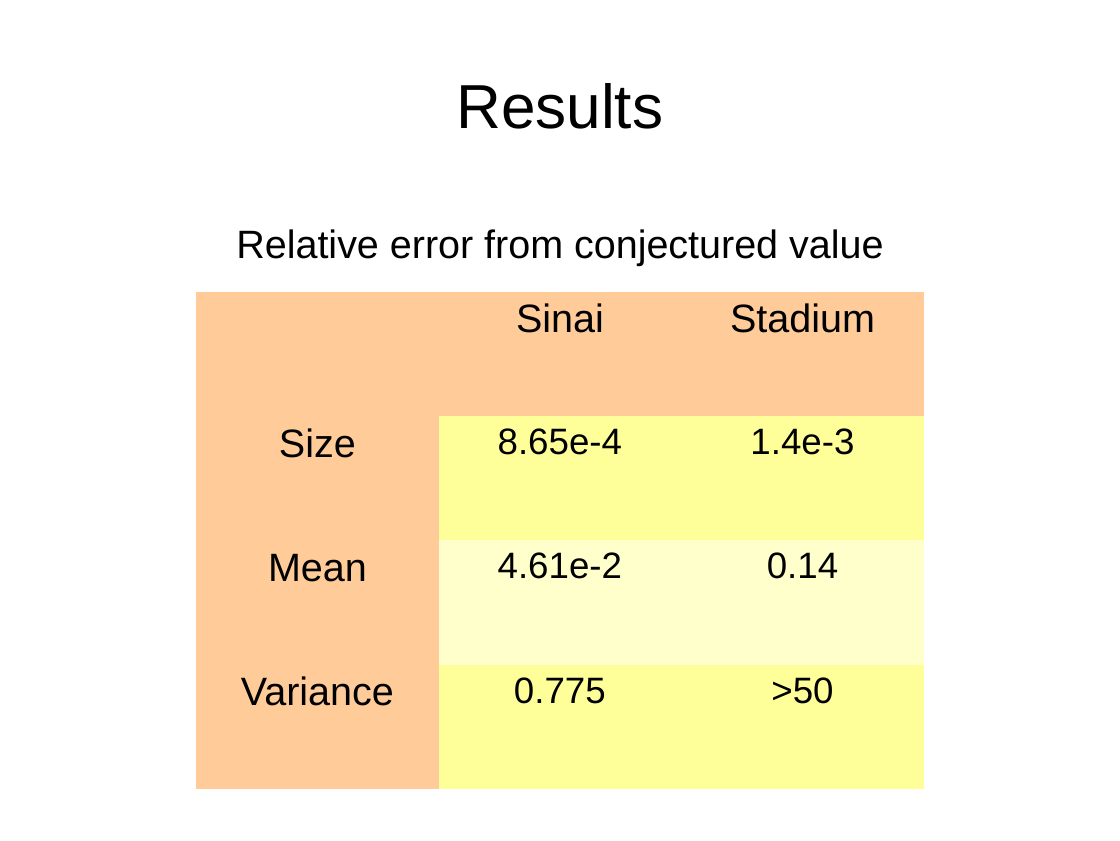
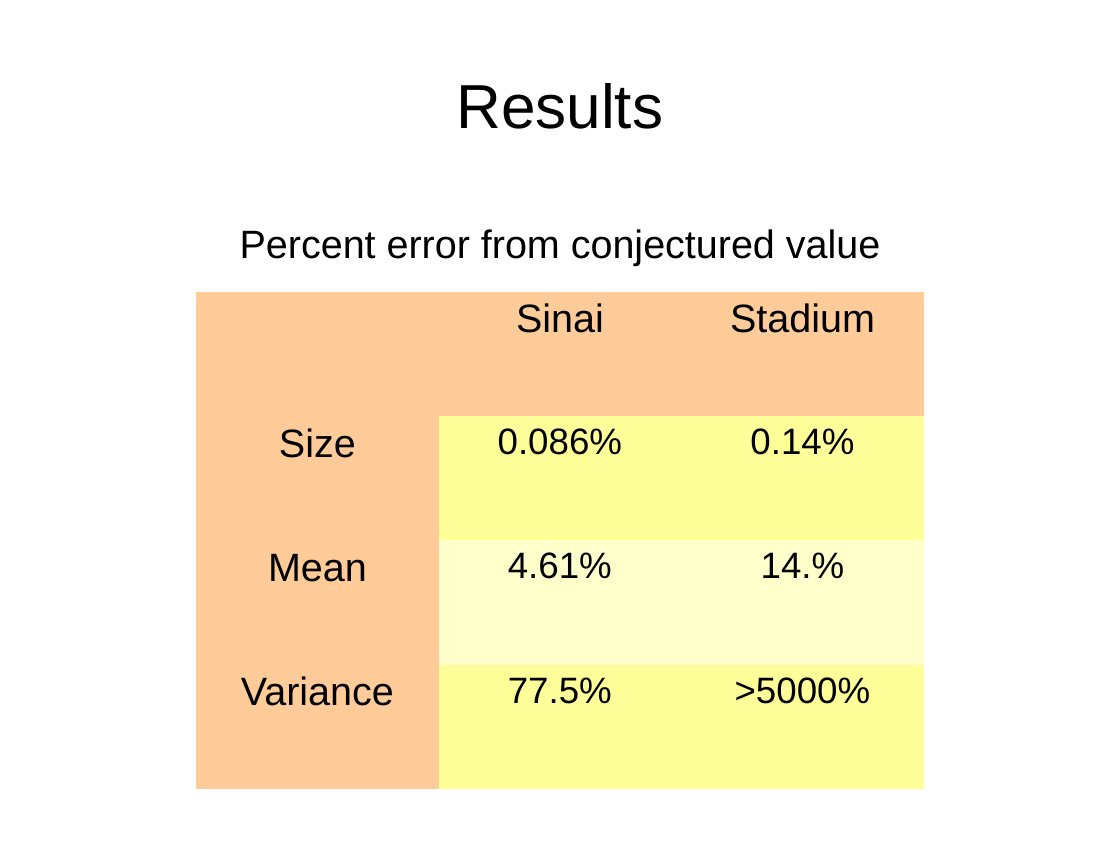
Before and after one commit to ktkonrad/qc, a slide deck: slide 15 of documents/presentation/presentation.odp. Drawn at 1120x841 pixels with LibreOffice and Linux fonts; fonts in the diff are those of the drawing. Boxes give left, top, right and bottom in pixels: in the first picture for what was removed or moved away, otherwise in the second. Text is boxed around its words. In the diff, an @@ line names an element or a change of style, - is before the commit and + after.

```diff
--- a/documents/presentation/presentation.odp
+++ b/documents/presentation/presentation.odp
@@ text at (240, 229, 880, 265): text changed @@
-Relative error from conjectured value
+Percent error from conjectured value
@@ table at (196, 292, 925, 789) @@
-row 2, column 2: 8.65e-4
+row 2, column 2: 0.086%
-row 2, column 3: 1.4e-3
+row 2, column 3: 0.14%
-row 3, column 2: 4.61e-2
+row 3, column 2: 4.61%
-row 3, column 3: 0.14
+row 3, column 3: 14.%
-row 4, column 2: 0.775
+row 4, column 2: 77.5%
-row 4, column 3: >50
+row 4, column 3: >5000%
```
Also in this commit, not shown: 3 other slides changed, 26 other files.
